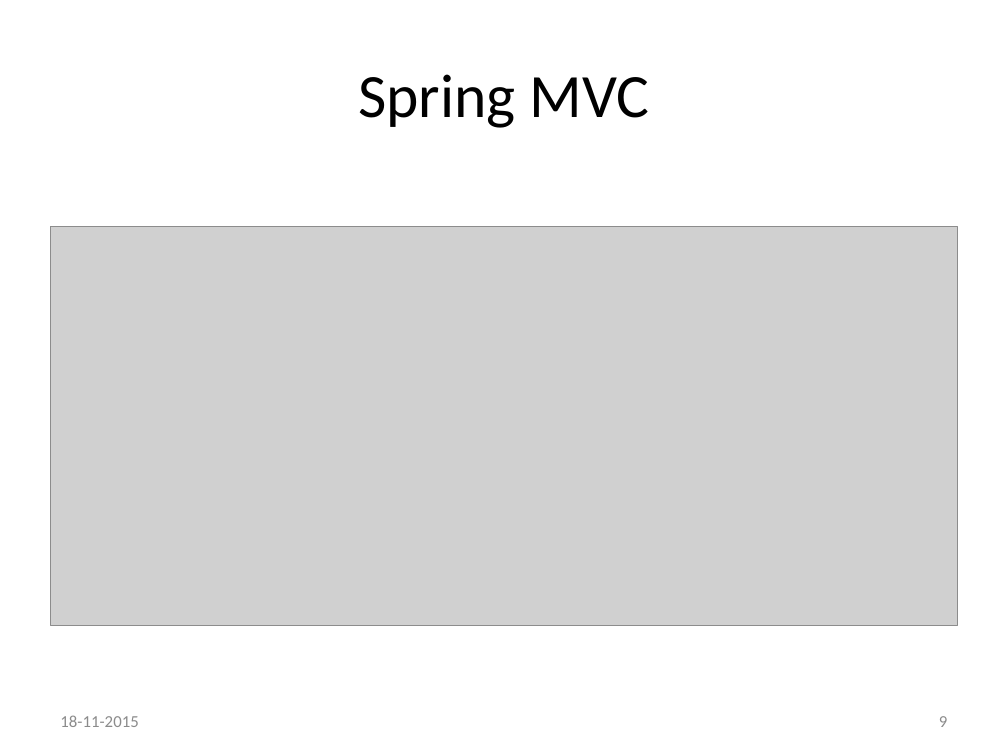
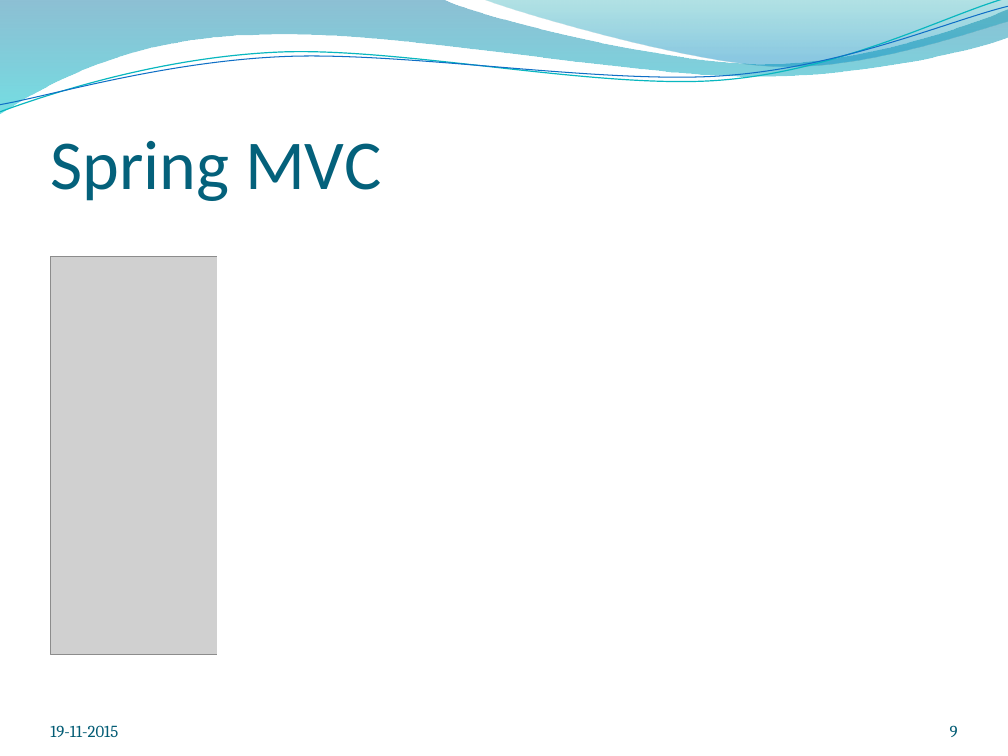
Before and after one commit to kevinrijs/ZeeSlagOnline, a slide deck: slide 9 of ZeeslagPresentatie2.pptx. Drawn at 1008x756 pixels with LibreOffice and Linux fonts; fonts in the diff are those of the drawing; grey boxes stand for pictures; background and template pictures are left out. Boxes give left, top, right and bottom in pixels: in the first picture for what was removed or moved away, otherwise in the second. Text is boxed around its words. In the diff, an @@ line names an element or a change of style, - is before the commit and + after.

```diff
--- a/ZeeslagPresentatie2.pptx
+++ b/ZeeslagPresentatie2.pptx
@@ freeform shape added at (x1=0, y1=0, x2=1008, y2=114), fill gradient #0074A1 to #00C6CF @@
@@ freeform shape added at (x1=0, y1=0, x2=1008, y2=117), outline #0AB8BF 0.85 pt @@
@@ freeform shape added at (x1=0, y1=6, x2=1008, y2=112), outline #0F6FC6 0.75 pt @@
@@ freeform shape added at (x1=483, y1=0, x2=1008, y2=70), fill gradient #00A1A9 to #008BBF @@
@@ title "Spring MVC" moved from (x1=358, y1=74, x2=649, y2=128) to (x1=50, y1=141, x2=381, y2=201) @@
@@ title "Spring MVC" at (x1=50, y1=141, x2=381, y2=201): size 44 to 50 pt, text colour #000000 to #04617B; alignment centre to left; vertical alignment middle to bottom @@
@@ rectangle added at (x1=219, y1=212, x2=1008, y2=720), fill #FFFFFF, outline #FFFFFF 2 pt @@
@@ rectangle added at (x1=228, y1=227, x2=988, y2=338), fill #FFFFFF @@
@@ picture moved from (x1=50, y1=227, x2=958, y2=625) to (x1=50, y1=256, x2=958, y2=654) @@
@@ rectangle added at (x1=703, y1=323, x2=973, y2=585), fill #FFFFFF @@
@@ text "19-11-2015" at (x1=50, y1=725, x2=118, y2=737): vertical alignment middle to bottom @@
@@ page number moved from (x1=939, y1=716, x2=947, y2=727) to (x1=950, y1=725, x2=958, y2=737) @@
@@ page number at (x1=950, y1=725, x2=958, y2=737): font Calibri to Cambria, text colour #8C8C8C to #045D75; vertical alignment middle to bottom @@
@@ text at (x1=50, y1=725, x2=118, y2=737): text changed; font Calibri to Cambria; text colour #8C8C8C to #045D75 @@
-18-11-2015
+19-11-2015
```
Also in this commit, not shown: 13 other slides changed, 3 other files.
